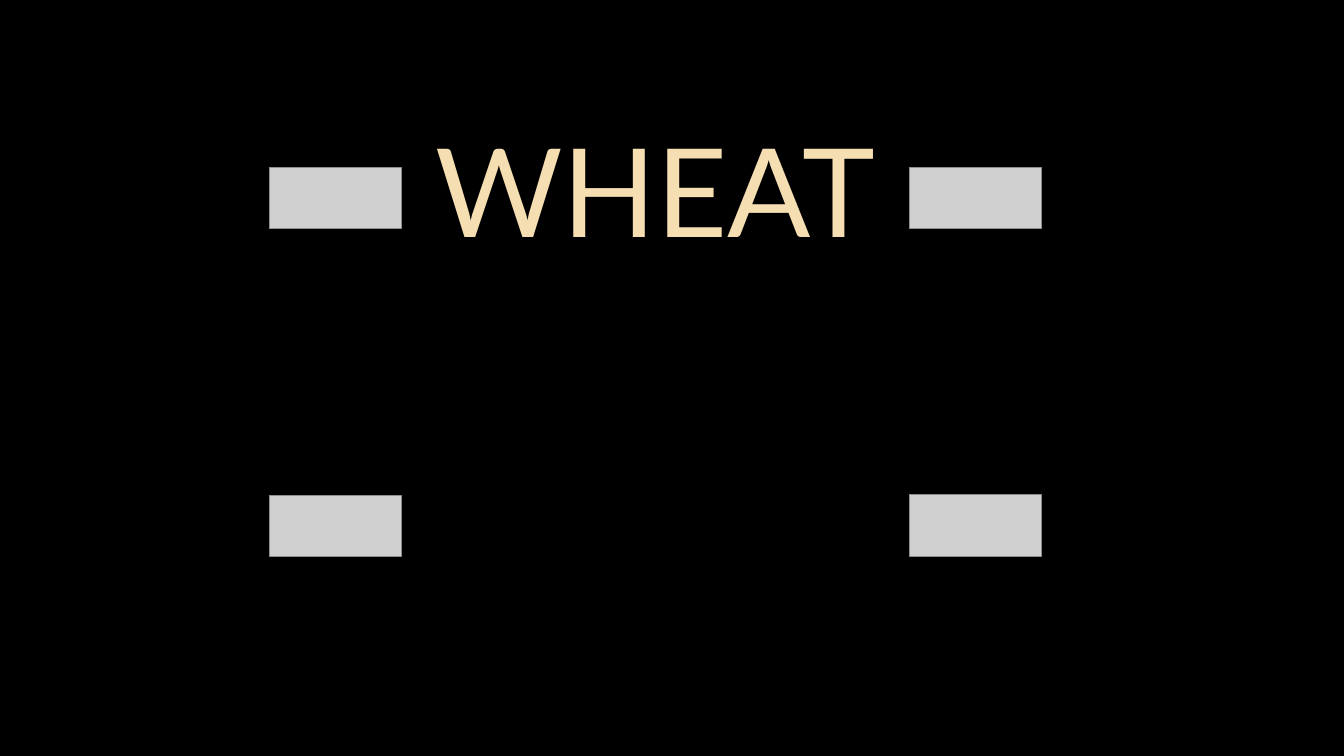
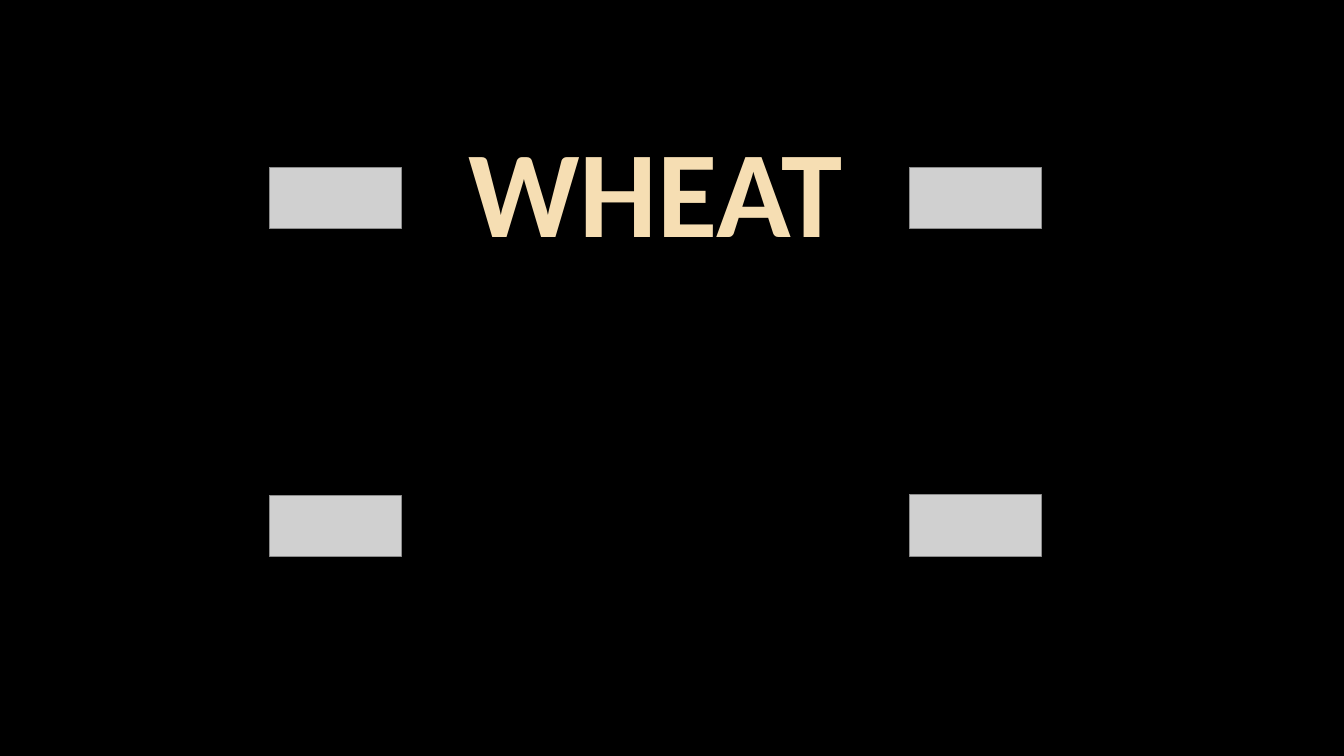
Before and after one commit to Demarsch/gun-violence-dashboard, a slide deck: slide 1 of presentation/Test.pptx. Drawn at 1344x756 pixels with LibreOffice and Linux fonts; fonts in the diff are those of the drawing; grey boxes stand for pictures; background and template pictures are left out. Boxes give left, top, right and bottom in pixels: in the first picture for what was removed or moved away, otherwise in the second. Text is boxed around its words. In the diff, an @@ line names an element or a change of style, - is before the commit and + after.

Commit message:
Changed presentation fonts to Calibri Bold

```diff
--- a/presentation/Test.pptx
+++ b/presentation/Test.pptx
@@ title "WHEAT" at <box>468,157,842,237</box>: font Lato to Calibri, bold on @@
```
Also in this commit, not shown: 2 other files.
